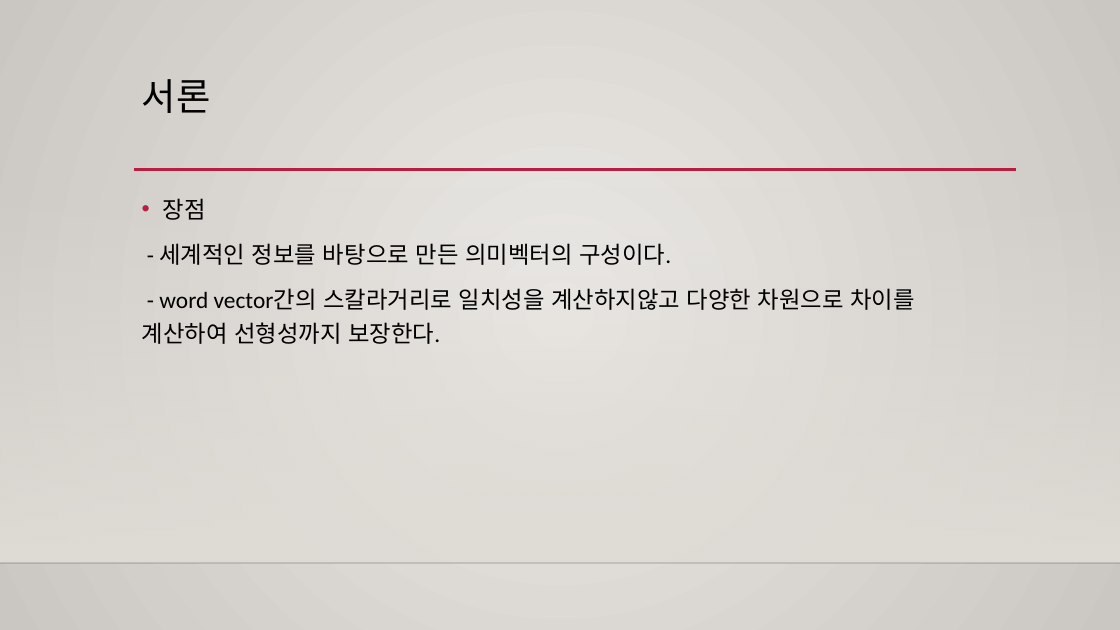
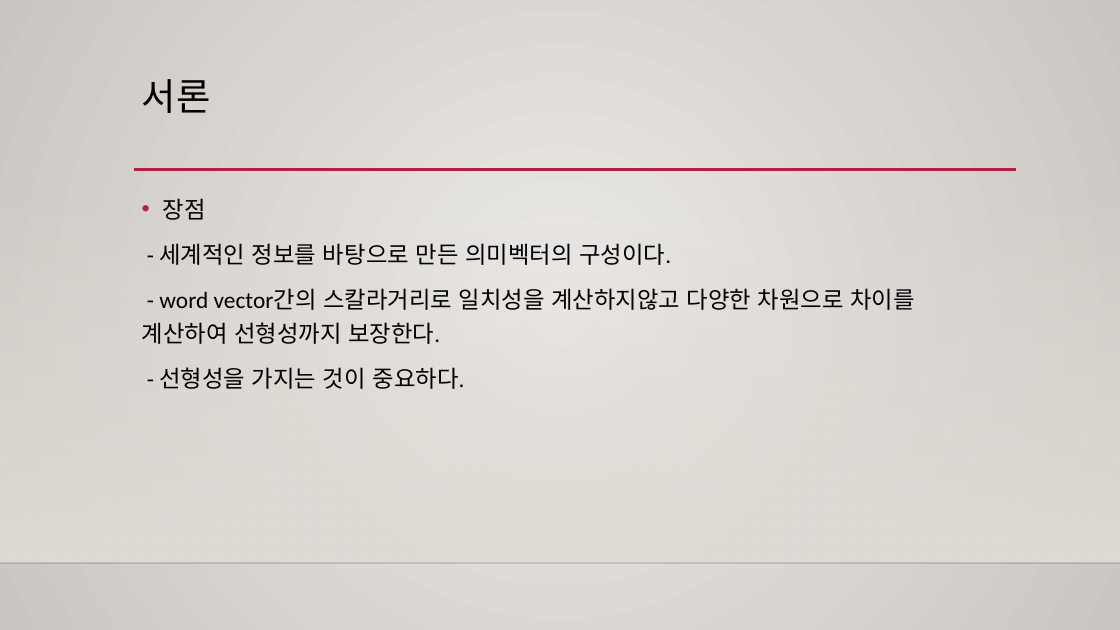
Before and after one commit to team-fairy/JunCheol, a slide deck: slide 2 of Presentation_resource/GLove.pptx. Drawn at 1120x630 pixels with LibreOffice and Linux fonts; fonts in the diff are those of the drawing; background and template pictures are left out. Boxes give left, top, right and bottom in pixels: in the first picture for what was removed or moved away, otherwise in the second. Text is boxed around its words. In the diff, an @@ line names an element or a change of style, - is before the commit and + after.

```diff
--- a/Presentation_resource/GLove.pptx
+++ b/Presentation_resource/GLove.pptx
@@ text at (x1=159, y1=367, x2=465, y2=389): paragraph added @@
+- 선형성을 가지는 것이 중요하다.
```
Also in this commit, not shown: 3 other slides changed.
